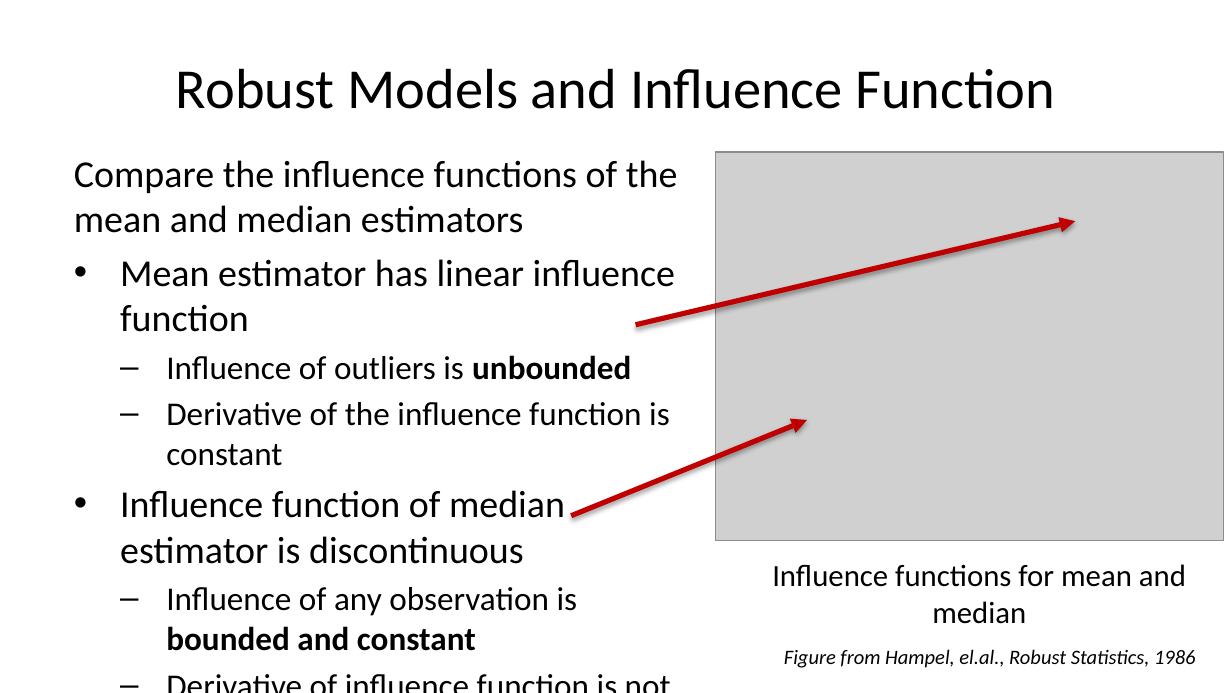
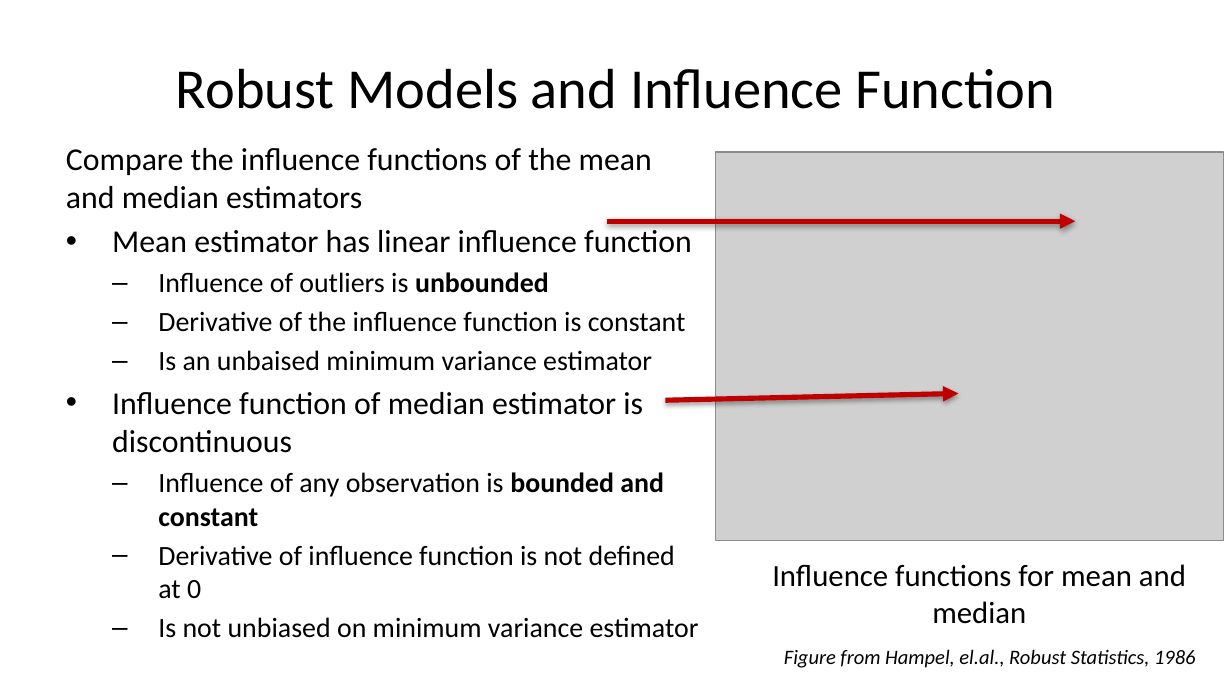
Before and after one commit to StephenElston/CSCI-E-83, a slide deck: slide 44 of LectureSlides/11_ModelsForMessyData.pptx (slide 45 before the commit). Drawn at 1232x693 pixels with LibreOffice and Linux fonts; fonts in the diff are those of the drawing; grey boxes stand for pictures. Boxes give left, top, right and bottom in pixels: in the first picture for what was removed or moved away, otherwise in the second. Text is boxed around its words. In the diff, an @@ line names an element or a change of style, - is before the commit and + after.

```diff
--- a/LectureSlides/11_ModelsForMessyData.pptx
+++ b/LectureSlides/11_ModelsForMessyData.pptx
@@ text "Compare the influence functions of ...": place and size @@
-text "Compare the influence functions of ..." at bbox=[74, 160, 678, 651]
+text "Compare the influence functions of ..." at bbox=[66, 148, 699, 638]
@@ text at bbox=[66, 148, 692, 599]: size 22.2 to 18.6 pt in "Compare the influence functions of the mean ...", "Mean estimator has linear influence function", "Influence function of median estimator is discontinuous"; size 19.4 to 16.3 pt in "Influence of outliers is unbounded", "Derivative of the influence function is constant", "Influence of any observation is bounded and ...", "Derivative of influence function is not defined ..." @@
@@ arrow moved from (636, 325) - (1076, 222) to (607, 222) - (1076, 222) @@
@@ text at bbox=[158, 350, 652, 371]: paragraph added @@
+  – Is an unbaised minimum variance estimator
@@ arrow moved from (572, 516) - (807, 420) to (665, 400) - (958, 393) @@
@@ text at bbox=[158, 617, 699, 638]: paragraph added @@
+  – Is not unbiased on minimum variance estimator
```
Also in this commit, not shown: 12 other slides changed, 1 slide removed.
